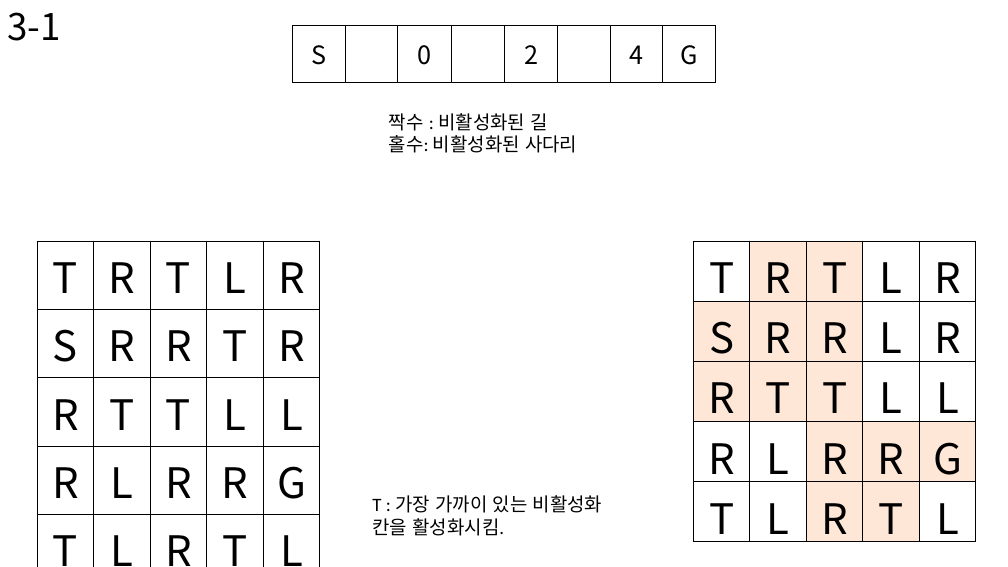
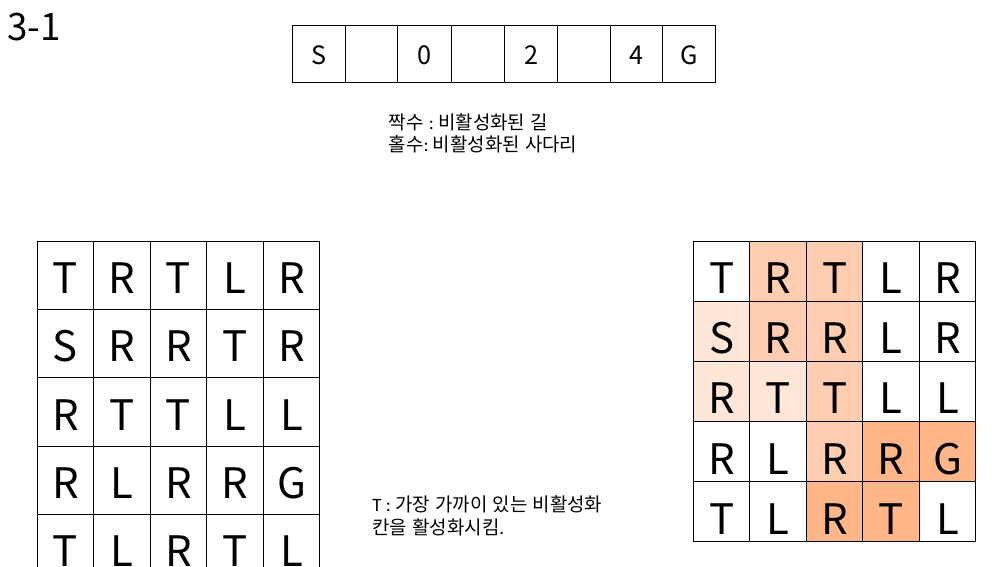
Before and after one commit to BSF0124/Brain-Control, a slide deck: slide 19 of etc/레벨디자인.pptx. Drawn at 1008x567 pixels with LibreOffice and Linux fonts; fonts in the diff are those of the drawing. Boxes give left, top, right and bottom in pixels: in the first picture for what was removed or moved away, otherwise in the second. Text is boxed around its words. In the diff, an @@ line names an element or a change of style, - is before the commit and + after.

```diff
--- a/etc/레벨디자인.pptx
+++ b/etc/레벨디자인.pptx
@@ table at box(693, 241, 977, 548) @@
@@ fill #FFE7D8 to #FFCEB0 in 6 cells @@
@@ fill #FFE7D8 to #FFB689 in 4 cells @@
```
Also in this commit, not shown: 3 other slides changed, 6 slides added, 1 slide removed.
